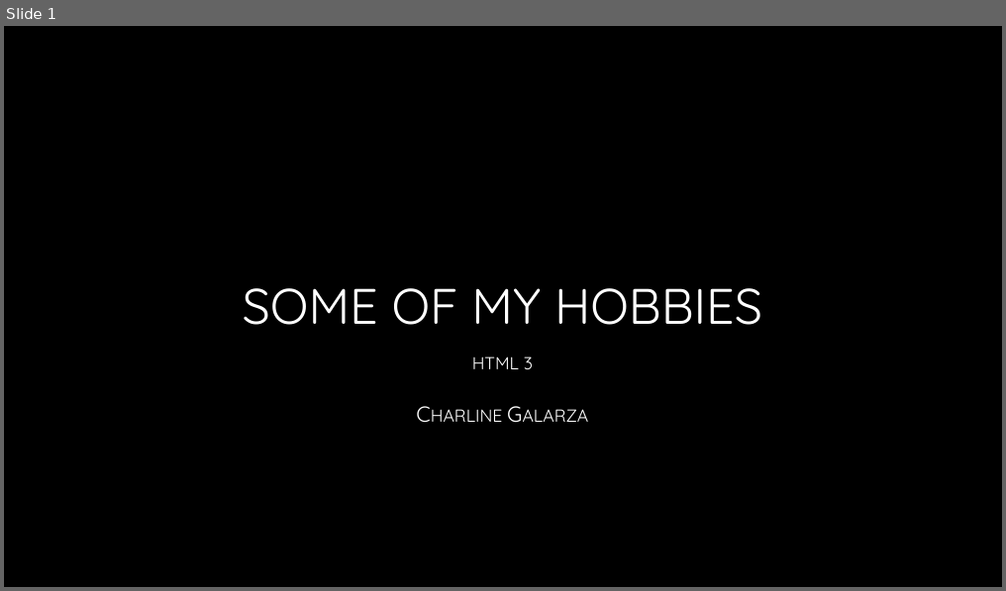
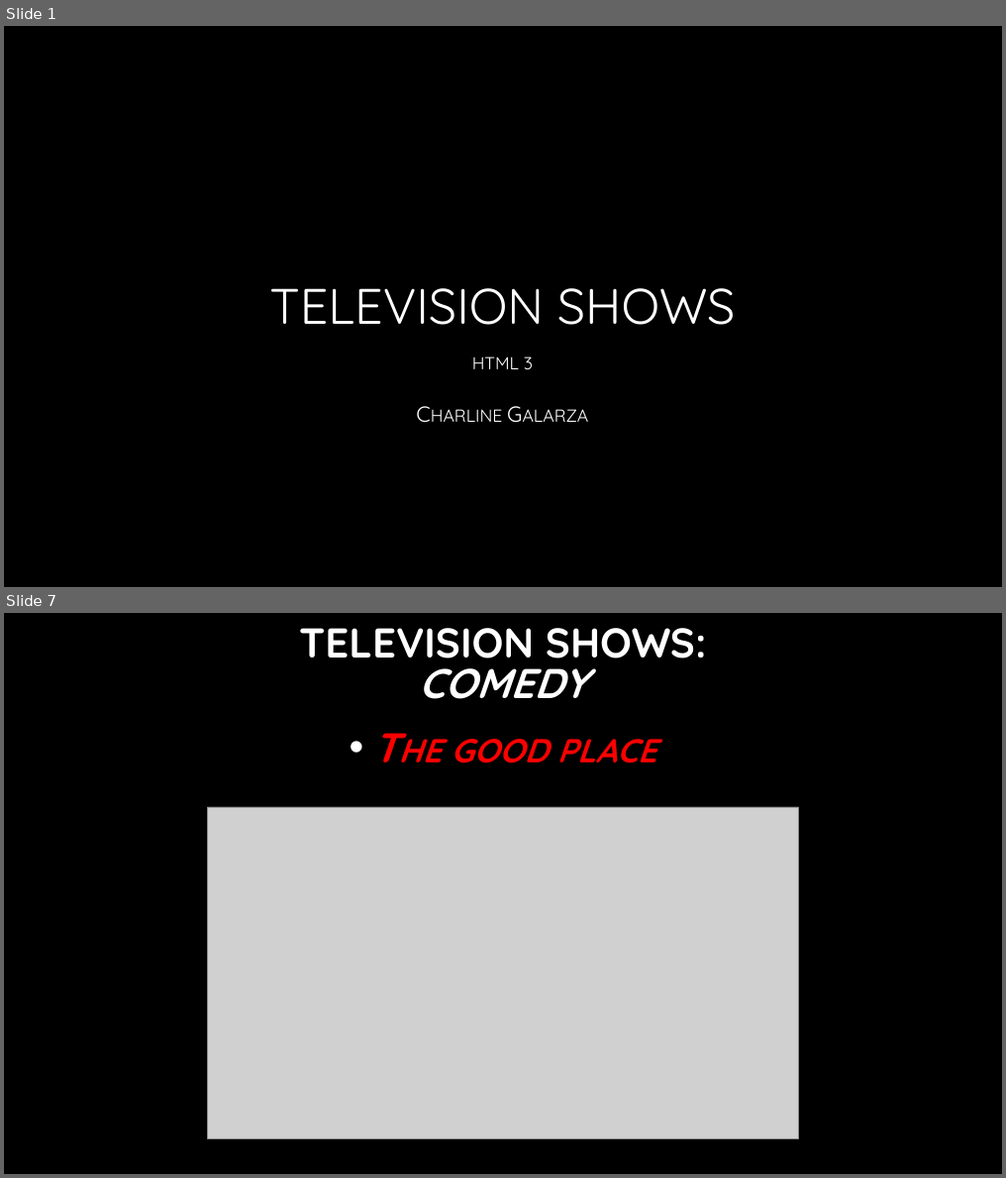
Before and after one commit to thecharla90/html3, a slide deck: assets/files/Presentation.pptx. Shown one above the other, each under a label of ours: slide 1 before the commit, slides 1 and 7 after it; the slides between them are not shown. The pictures are 1006x591 and 1006x1178 pixels, drawn with LibreOffice and Linux fonts; fonts in the diff are those of the drawing; grey boxes stand for pictures; background and template pictures are left out. Boxes give left, top, right and bottom in pixels: in the first picture for what was removed or moved away, otherwise in the second. Text is boxed around its words. In the diff, an @@ line names an element or a change of style, - is before the commit and + after.

```diff
--- a/assets/files/Presentation.pptx
+++ b/assets/files/Presentation.pptx
@@ slide 7 added at <box>4,613,1002,1174</box>, background picture (left out) @@
@@ title added at <box>299,628,707,659</box>, 40 pt, text gradient #FFFFFF to #A6A6A6, bold @@
+TELEVISION SHOWS:
@@ text added at <box>419,653,587,699</box>, 40 pt, text gradient #FFFFFF to #A6A6A6, bold, italic @@
+COMEDY
@@ text added at <box>450,739,656,763</box>, 40 pt, text #FF0000, bold, italic, small capitals @@
+• The good place
@@ picture added at <box>208,807,798,1140</box> @@
@@ slide 1 changed as well @@
@@ title at <box>269,288,735,325</box>: text changed @@
-SOME OF MY HOBBIES
+TELEVISION SHOWS
```
Also in this commit, not shown: 5 other slides added, 1 slide removed, 15 other files.
